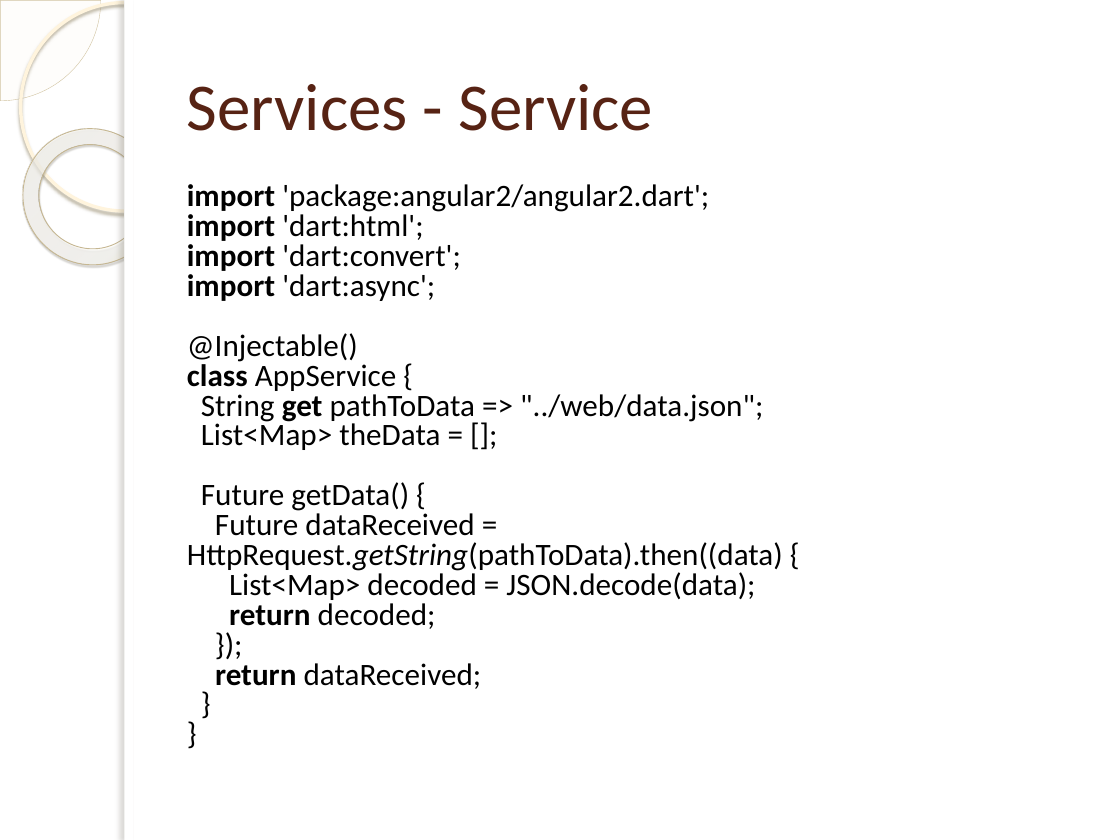
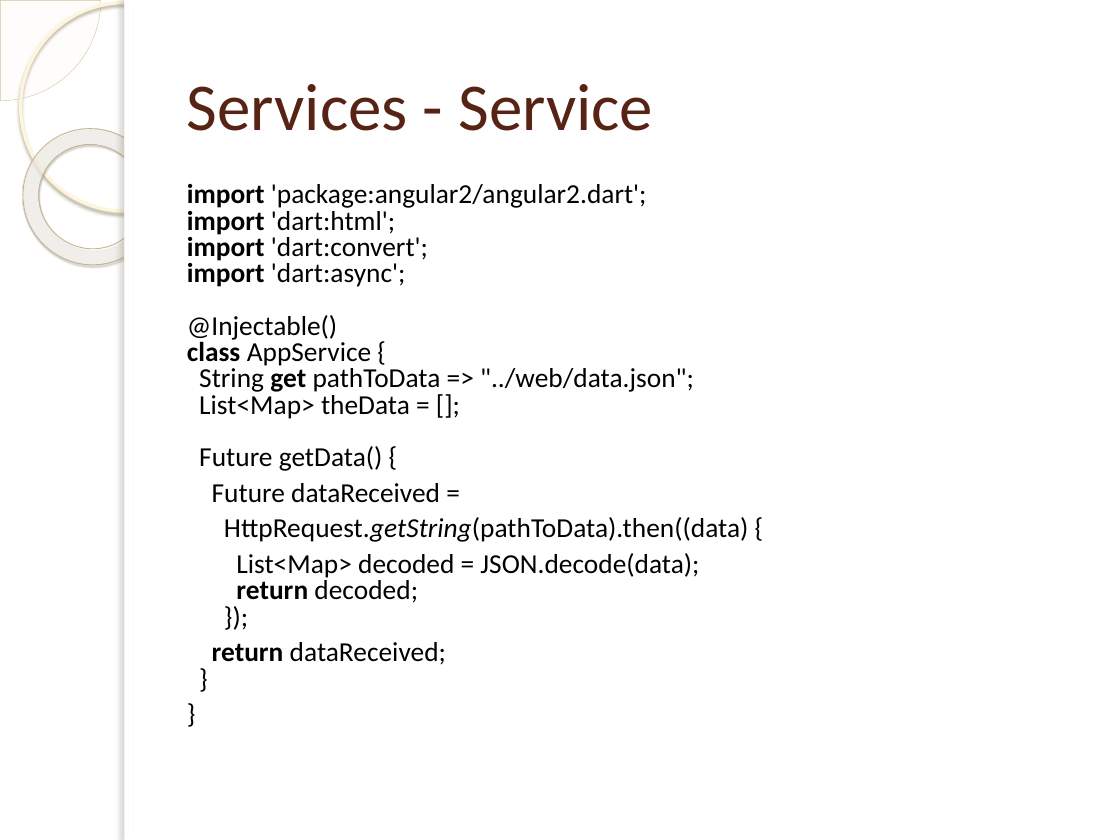
Before and after one commit to cdnielson/angular2presentation, a slide deck: slide 26 of Angular 2.pptx. Drawn at 1120x840 pixels with LibreOffice and Linux fonts; fonts in the diff are those of the drawing; background and template pictures are left out. Boxes give left, top, right and bottom in pixels: in the first picture for what was removed or moved away, otherwise in the second. Text is boxed around its words. In the diff, an @@ line names an element or a change of style, - is before the commit and + after.

Commit message:
updated pptx

```diff
--- a/Angular 2.pptx
+++ b/Angular 2.pptx
@@ text at [187,184,749,665]: text changed; size 20 to 17.6 pt @@
-import 'package:angular2/angular2.dart';
-import 'dart:html';
-import 'dart:convert';
-import 'dart:async';
-@Injectable()
-class AppService {
-String get pathToData => "../web/data.json";
-List<Map> theData = [];
-Future getData() {
-Future dataReceived = HttpRequest.getString(pathToData).then((data) {
-List<Map> decoded = JSON.decode(data);
-return decoded;
-});
-return dataReceived;
-}
-}
+import 'package:angular2/angular2.dart';
+import 'dart:html';
+import 'dart:convert';
+import 'dart:async';
+@Injectable()
+class AppService {
+String get pathToData => "../web/data.json";
+List<Map> theData = [];
+Future getData() {
+Future dataReceived =
+HttpRequest.getString(pathToData).then((data) {
+List<Map> decoded = JSON.decode(data);
+return decoded;
+});
+return dataReceived;
+}
+}
```
Also in this commit, not shown: 7 other slides changed, 3 other files.
